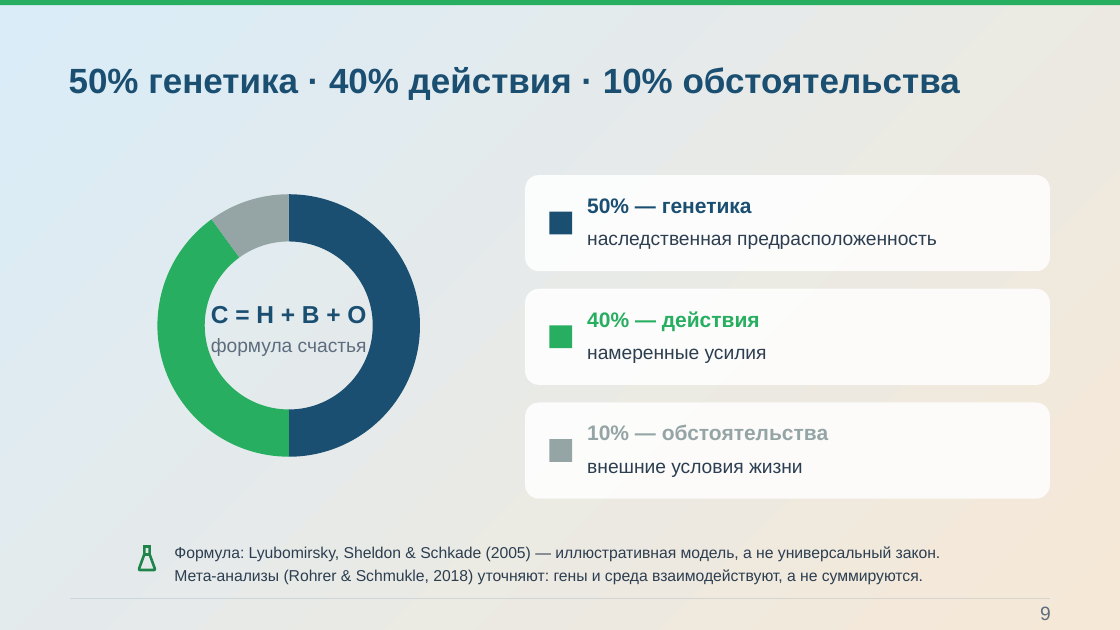
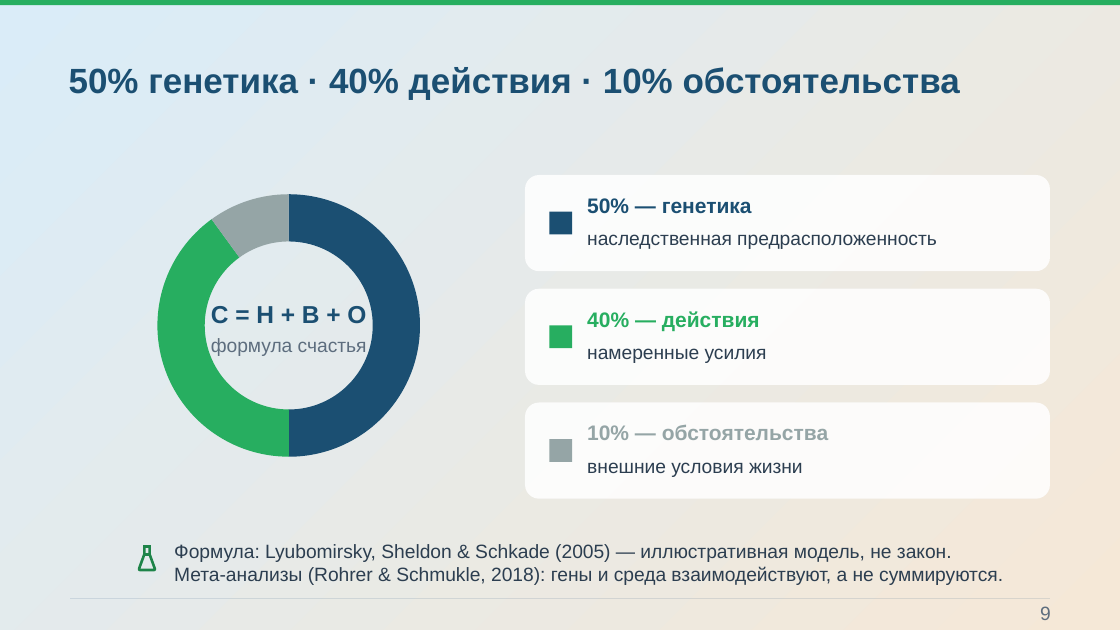
Before and after one commit to Pavel1778/Presentation-happy, a slide deck: slide 9 of Konceptsiya_schastya.pptx. Drawn at 1120x630 pixels with LibreOffice and Linux fonts; fonts in the diff are those of the drawing; background and template pictures are left out. Boxes give left, top, right and bottom in pixels: in the first picture for what was removed or moved away, otherwise in the second. Text is boxed around its words. In the diff, an @@ line names an element or a change of style, - is before the commit and + after.

```diff
--- a/Konceptsiya_schastya.pptx
+++ b/Konceptsiya_schastya.pptx
@@ text at (174,544,952,562): text changed; size 13.5 to 16.5 pt @@
-Формула: Lyubomirsky, Sheldon & Schkade (2005) — иллюстративная модель, а не универсальный закон.
+Формула: Lyubomirsky, Sheldon & Schkade (2005) — иллюстративная модель, не закон.
@@ text at (174,566,1003,585): text changed; size 13.5 to 16.5 pt @@
-Мета-анализы (Rohrer & Schmukle, 2018) уточняют: гены и среда взаимодействуют, а не суммируются.
+Мета-анализы (Rohrer & Schmukle, 2018): гены и среда взаимодействуют, а не суммируются.
```
Also in this commit, not shown: 3 other slides changed, 17 other files.
